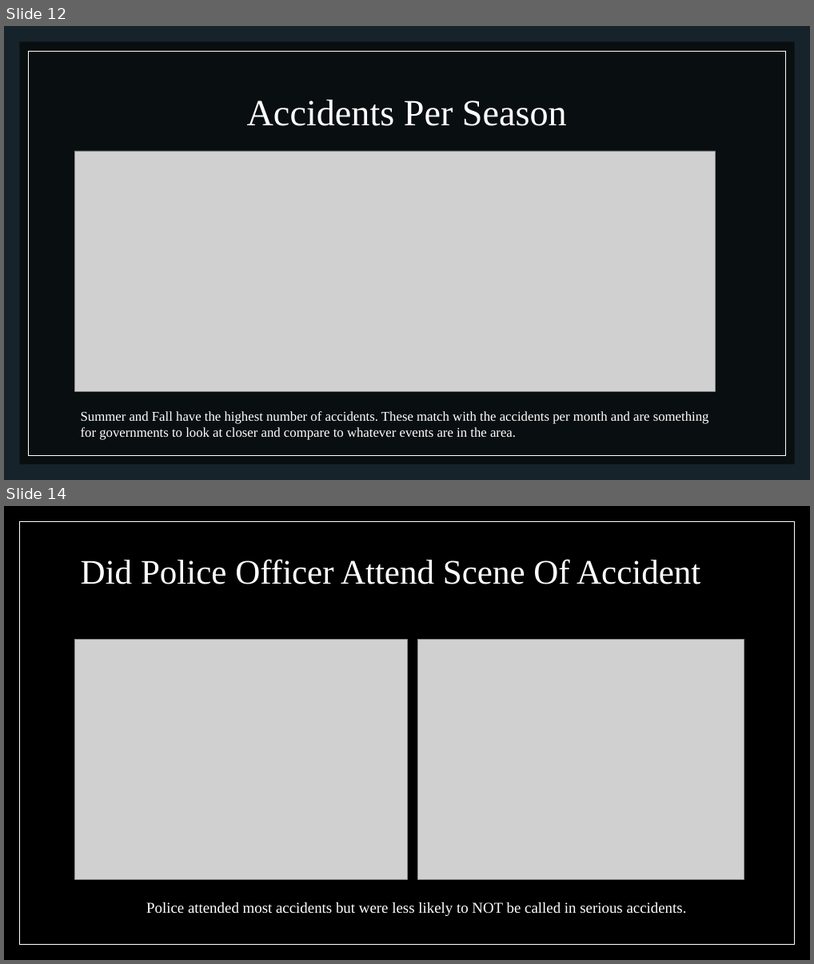
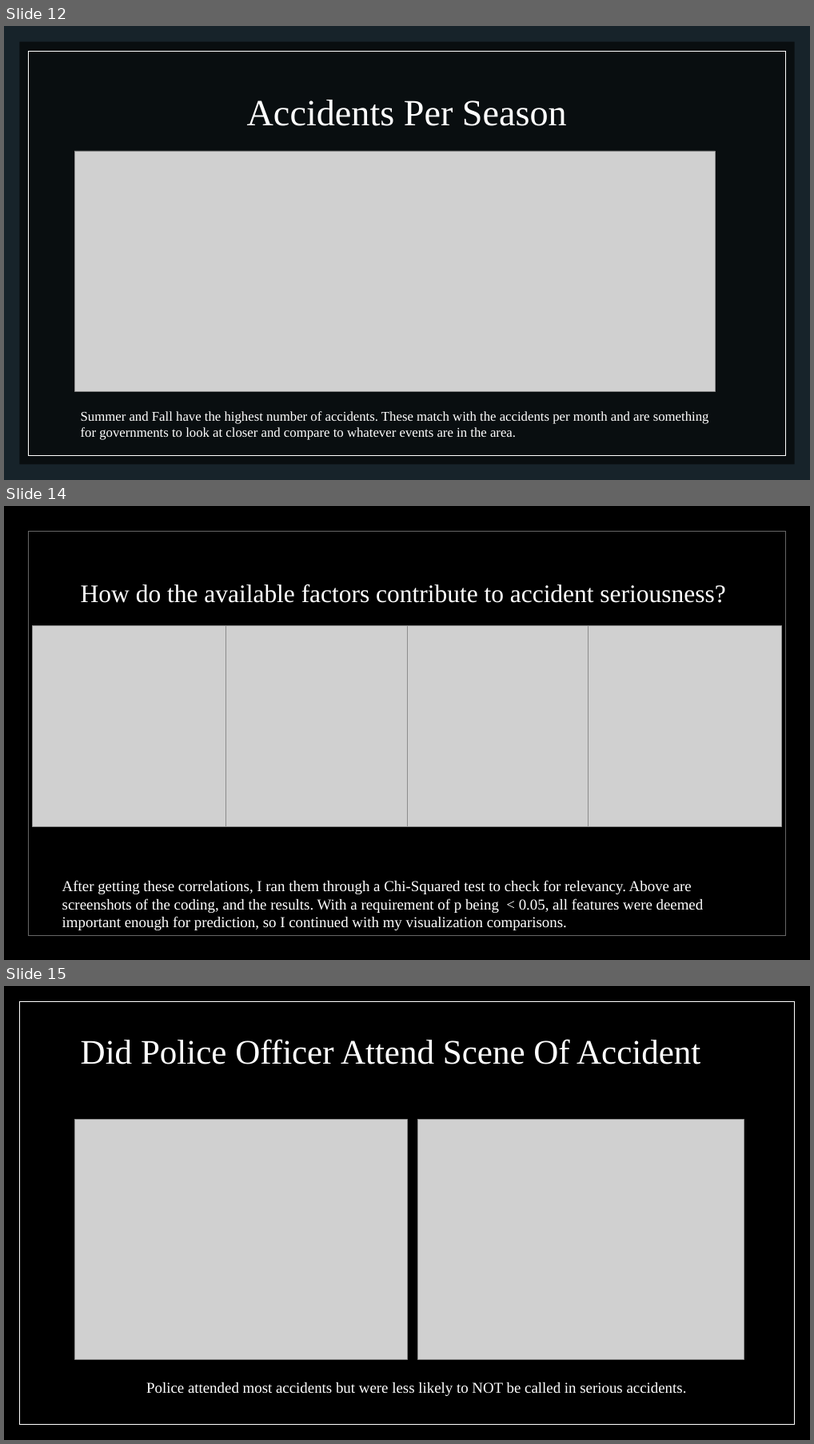
Before and after one commit to GenTaylor/Traffic-Accident-Analysis, a slide deck: Traffic_Analysis_and_Severity_Prediction.pptx. Shown one above the other, each under a label of ours: slides 12 and 14 before the commit, slides 12, 14 and 15 after it; the slides between them are not shown. The pictures are 814x964 and 814x1444 pixels, drawn with LibreOffice and Linux fonts; fonts in the diff are those of the drawing; grey boxes stand for pictures; background and template pictures are left out. Boxes give left, top, right and bottom in pixels: in the first picture for what was removed or moved away, otherwise in the second. Text is boxed around its words. In the diff, an @@ line names an element or a change of style, - is before the commit and + after.

```diff
--- a/Traffic_Analysis_and_Severity_Prediction.pptx
+++ b/Traffic_Analysis_and_Severity_Prediction.pptx
@@ slide 14 added at [4,506,810,960], background #000000; not listed: 2 template elements that a slide beside it also shows @@
@@ rectangle added at [20,522,795,944], fill #000000 at 60% opacity @@
@@ title added at [81,584,726,603], 30 pt, text #FFFFFF @@
+How do the available factors contribute to accident seriousness?
@@ picture added at [33,626,226,827] @@
@@ picture added at [226,626,407,827] @@
@@ picture added at [407,626,588,827] @@
@@ picture added at [588,626,782,827] @@
@@ text added at [62,880,704,930], 18 pt, text #FFFFFF @@
+After getting these correlations, I ran them through a Chi-Squared test to check for relevancy. Above are screenshots of the coding, and the results. With a requirement of p being < 0.05, all features were deemed important enough for prediction, so I continued with my visualization comparisons.
@@ what was slide 14 is now slide 15 @@
```
Also in this commit, not shown: 4 slides changed, 6 other slides added, 2 slides removed, 3 other files.
